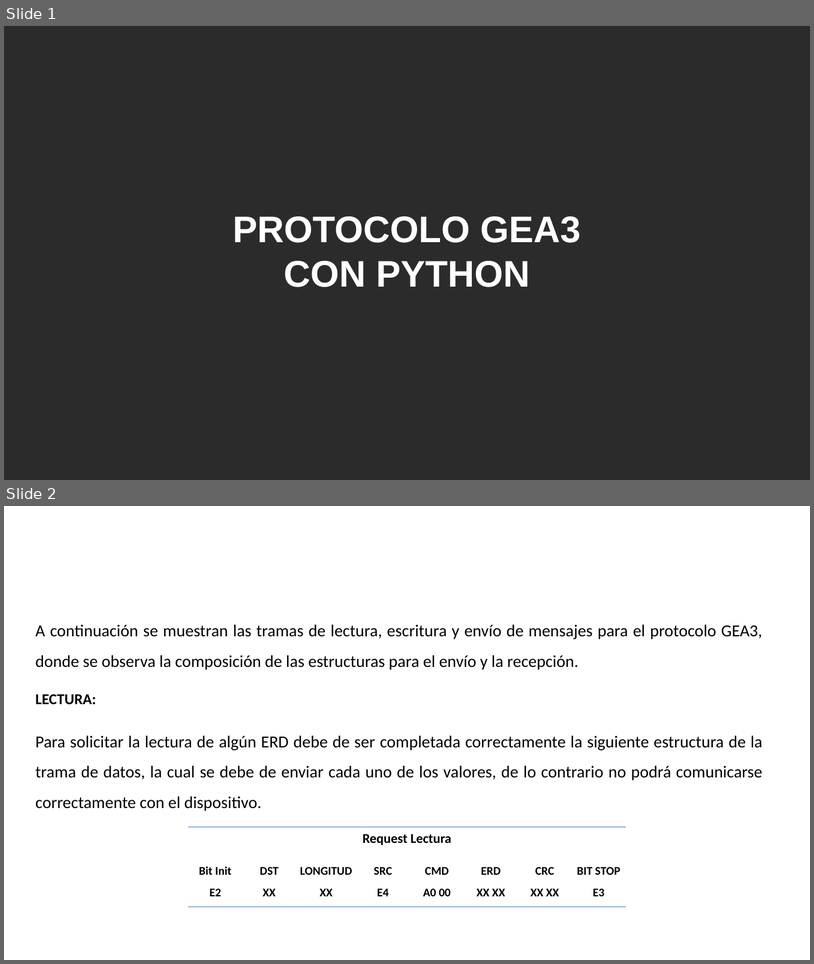
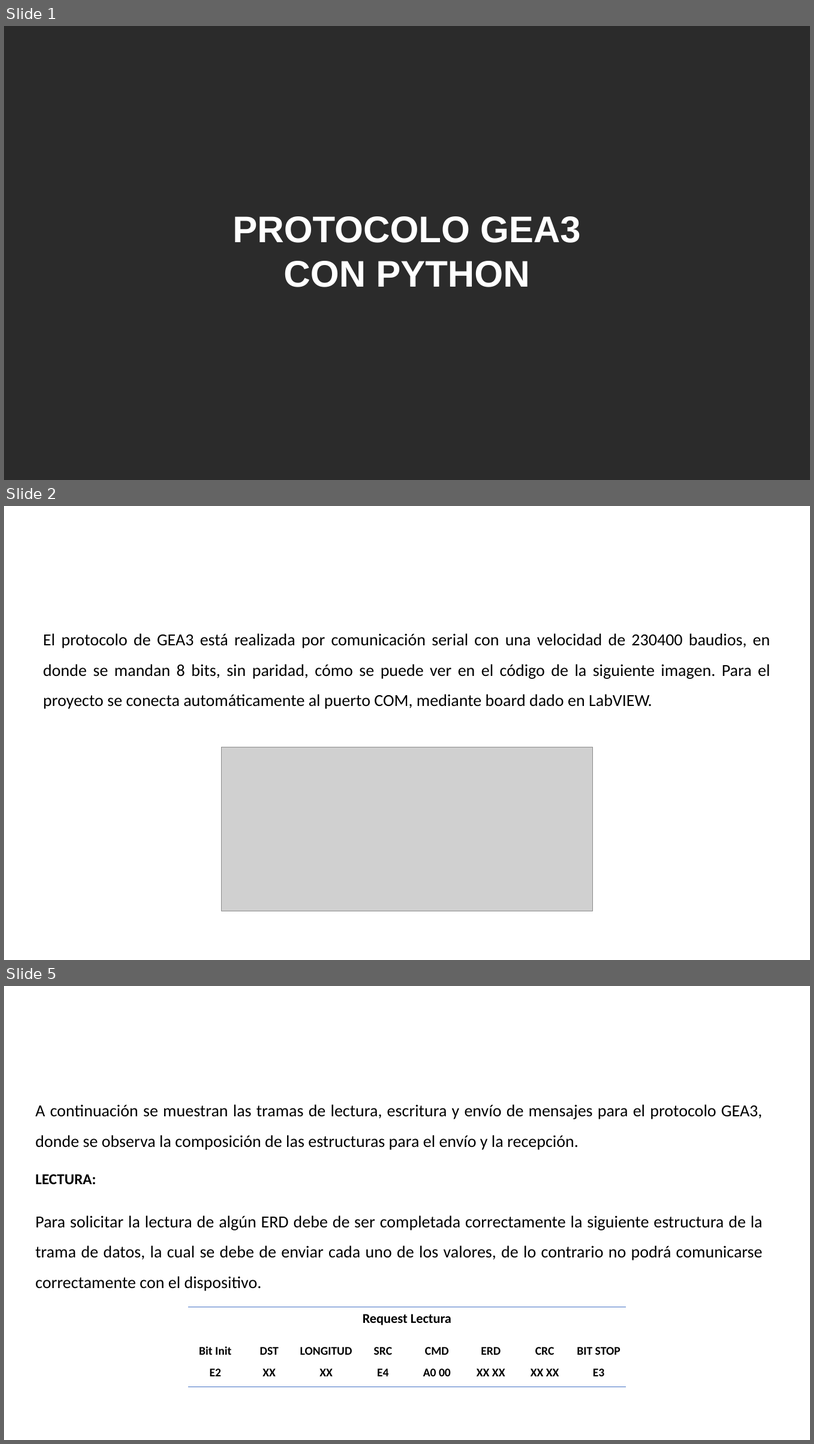
Before and after one commit to LeonelNieto/Serial-GEA, a slide deck: GEA3 Python.pptx. Shown one above the other, each under a label of ours: slides 1 and 2 before the commit, slides 1, 2 and 5 after it; the slides between them are not shown. The pictures are 814x964 and 814x1444 pixels, drawn with LibreOffice and Linux fonts; fonts in the diff are those of the drawing; grey boxes stand for pictures; background and template pictures are left out; a plain dark background stands for a picture behind light text. Boxes give left, top, right and bottom in pixels: in the first picture for what was removed or moved away, otherwise in the second. Text is boxed around its words. In the diff, an @@ line names an element or a change of style, - is before the commit and + after.

```diff
--- a/GEA3 Python.pptx
+++ b/GEA3 Python.pptx
@@ slide 2 added at (x1=4, y1=506, x2=810, y2=960), background picture (left out); not listed: 1 template element that a slide beside it also shows @@
@@ text added at (x1=43, y1=633, x2=771, y2=709), 20 pt, text #000000 @@
+El protocolo de GEA3 está realizada por comunicación serial con una velocidad de 230400 baudios, en donde se mandan 8 bits, sin paridad, cómo se puede ver en el código de la siguiente imagen. Para el proyecto se conecta automáticamente al puerto COM, mediante board dado en LabVIEW.
@@ text added at (x1=432, y1=633, x2=468, y2=646), 32 pt, text #FFFFFF, bold @@
+CONFIGURACIÓN SERIAL
@@ picture added at (x1=222, y1=747, x2=593, y2=912) @@
@@ what was slide 2 is now slide 5 @@
```
Also in this commit, not shown: 6 other slides added, 1 slide removed, 2 other files.
